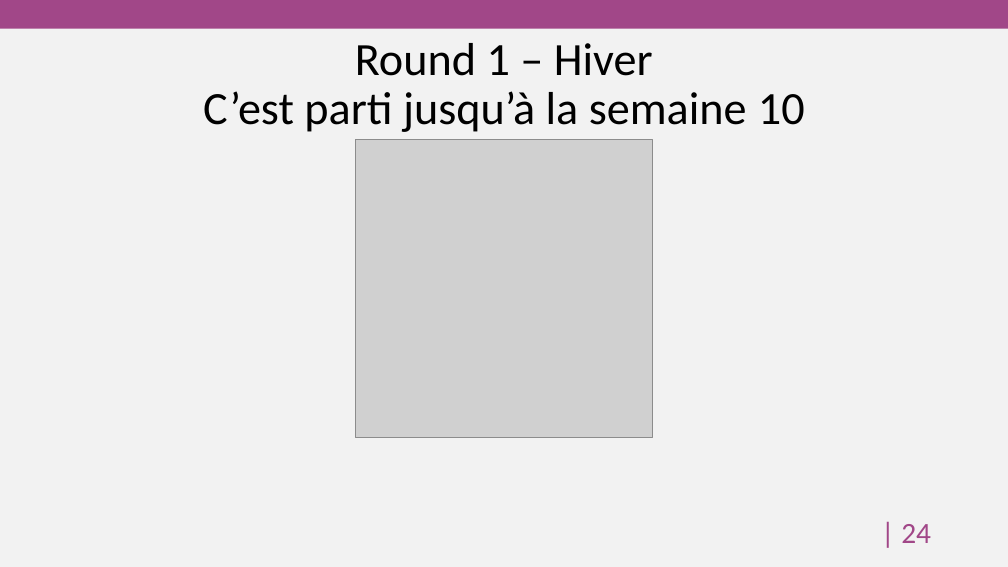
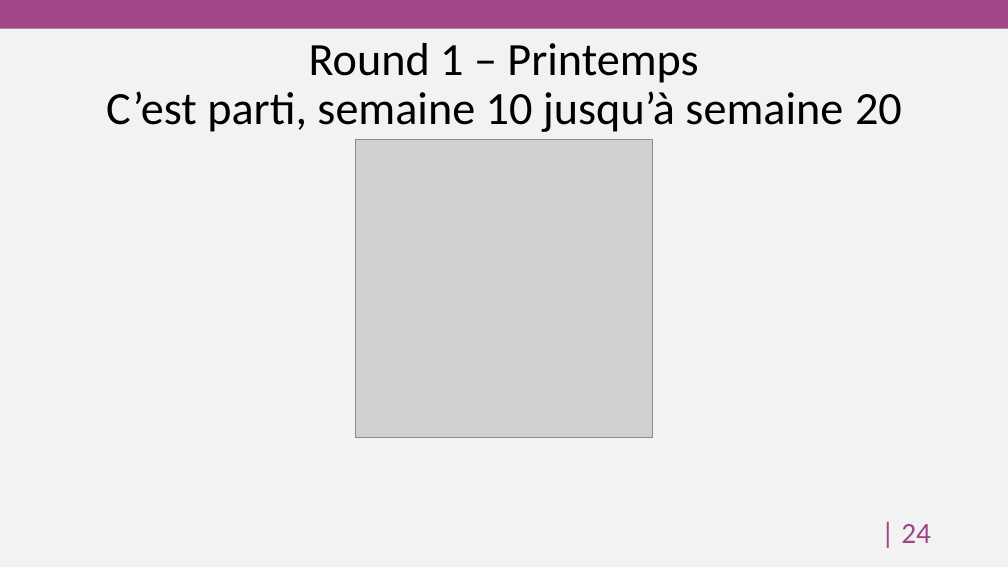
Before and after one commit to HEG-Arc/odoosim, a slide deck: slide 25 of Livrables/Brewery and Co.pptx. Drawn at 1008x567 pixels with LibreOffice and Linux fonts; fonts in the diff are those of the drawing; grey boxes stand for pictures; background and template pictures are left out. Boxes give left, top, right and bottom in pixels: in the first picture for what was removed or moved away, otherwise in the second. Text is boxed around its words. In the diff, an @@ line names an element or a change of style, - is before the commit and + after.

```diff
--- a/Livrables/Brewery and Co.pptx
+++ b/Livrables/Brewery and Co.pptx
@@ title at bbox=[106, 43, 902, 132]: text changed @@
-Round 1 – Hiver
-C’est parti jusqu’à la semaine 10
+Round 1 – Printemps
+C’est parti, semaine 10 jusqu’à semaine 20
```
Also in this commit, not shown: 3 other slides changed, 1 other file.
